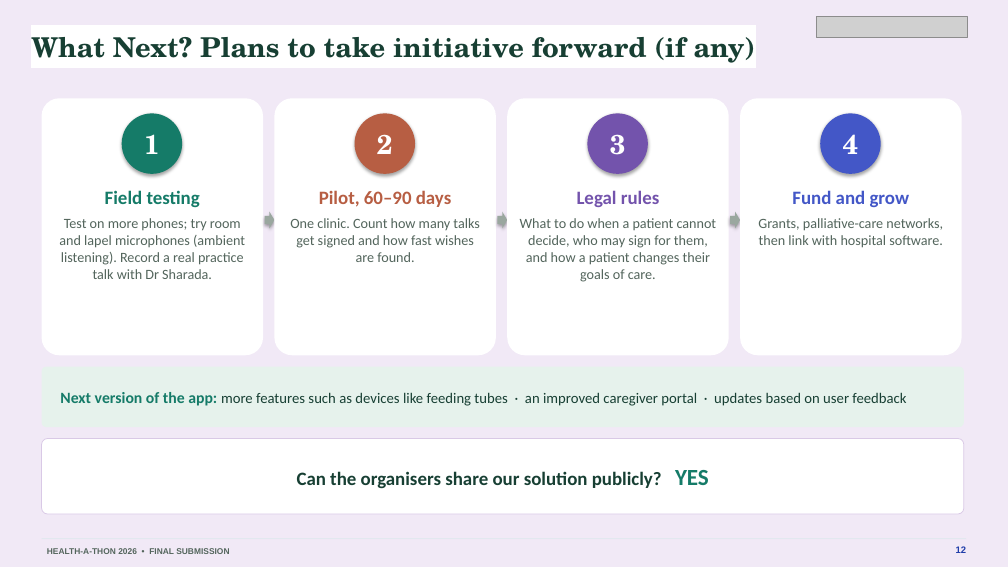
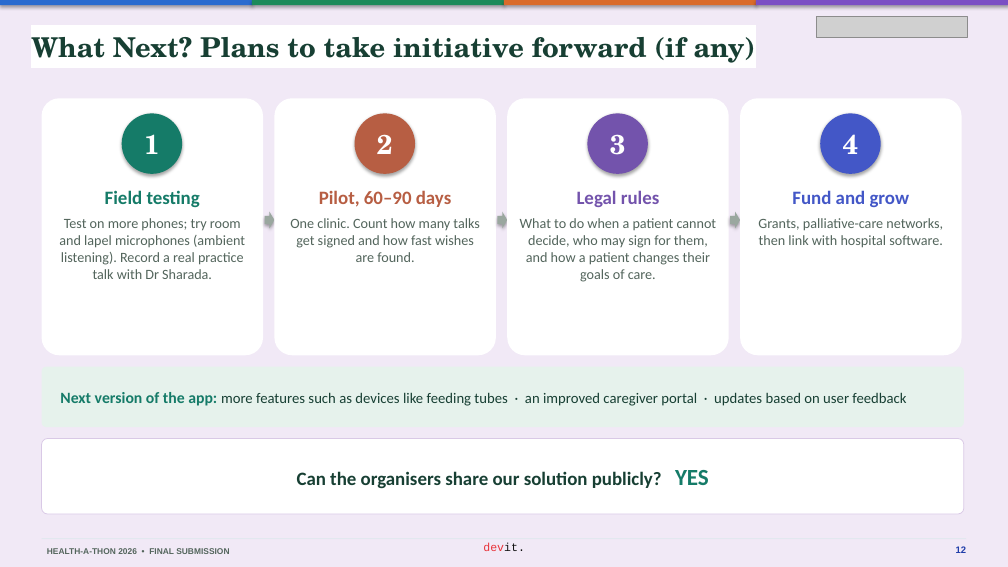
Before and after one commit to basithladdu/healthathon, a slide deck: slide 12 of output/final-submission/Sahara-Final-Presentation.pptx. Drawn at 1008x567 pixels with LibreOffice and Linux fonts; fonts in the diff are those of the drawing; grey boxes stand for pictures. Boxes give left, top, right and bottom in pixels: in the first picture for what was removed or moved away, otherwise in the second. Text is boxed around its words. In the diff, an @@ line names an element or a change of style, - is before the commit and + after.

```diff
--- a/output/final-submission/Sahara-Final-Presentation.pptx
+++ b/output/final-submission/Sahara-Final-Presentation.pptx
@@ rectangle added at <box>0,0,253,5</box>, fill #2A6BCF @@
@@ rectangle added at <box>252,0,504,5</box>, fill #1C8A5A @@
@@ rectangle added at <box>504,0,757,5</box>, fill #D96B2B @@
@@ rectangle added at <box>756,0,1008,5</box>, fill #7B4FC4 @@
@@ text added at <box>483,543,525,551</box>, 11 pt, text #E8333A @@
+devit.
```
Also in this commit, not shown: 12 other slides changed, 3 other files.
